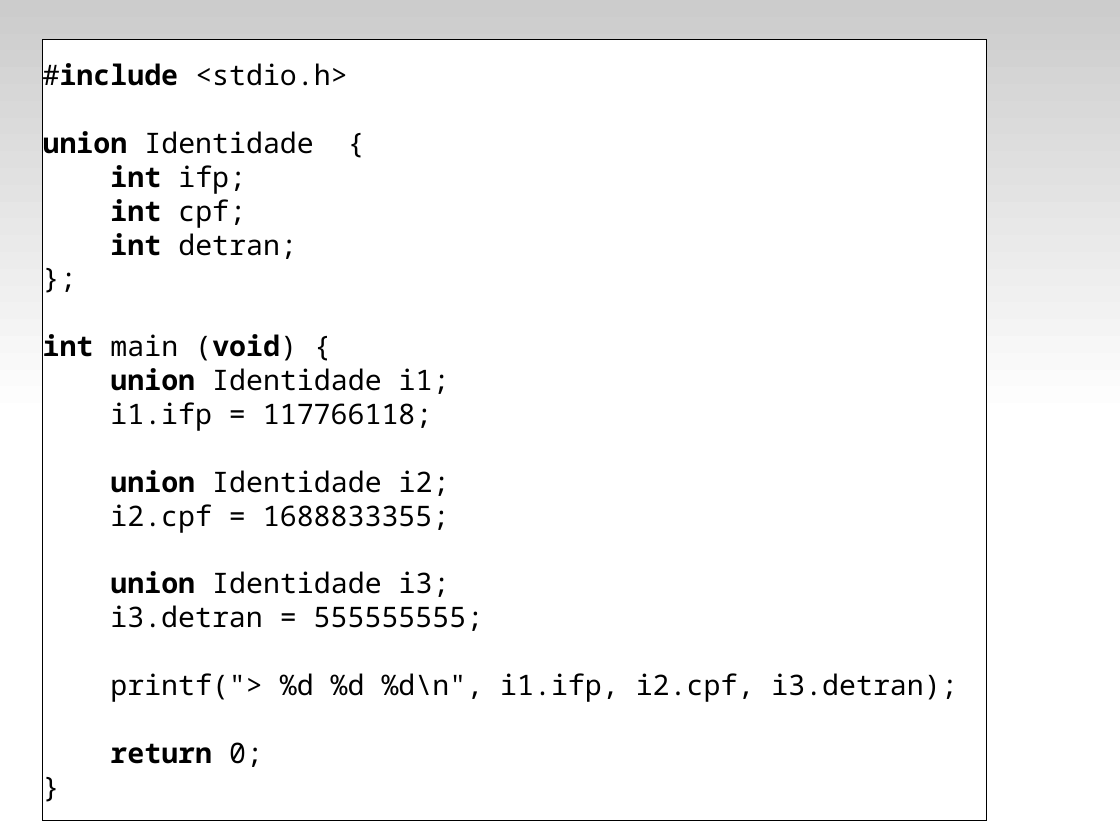
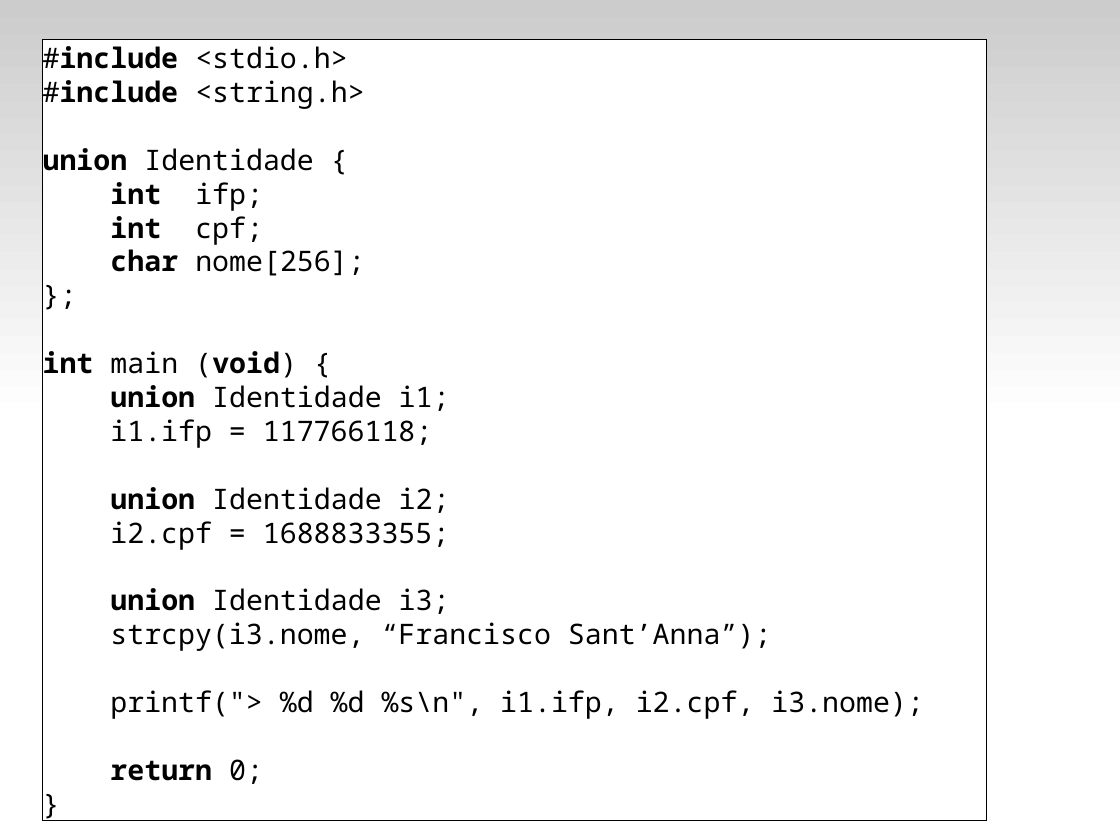
Before and after one commit to fsantanna-uerj/LP1, a slide deck: slide 17 of Slides/lp1-07-compostos.odp. Drawn at 1120x840 pixels with LibreOffice and Linux fonts; fonts in the diff are those of the drawing. Boxes give left, top, right and bottom in pixels: in the first picture for what was removed or moved away, otherwise in the second. Text is boxed around its words. In the diff, an @@ line names an element or a change of style, - is before the commit and + after.

```diff
--- a/Slides/lp1-07-compostos.odp
+++ b/Slides/lp1-07-compostos.odp
@@ text in rectangle at box(43, 80, 364, 109): paragraph added @@
+#include <string.h>
@@ text in rectangle at box(110, 249, 364, 276): text changed @@
-int detran;
+char nome[256];
@@ text in rectangle at box(110, 622, 924, 719): text changed @@
-i3.detran = 555555555;
-printf("> %d %d %d\n", i1.ifp, i2.cpf, i3.detran);
+strcpy(i3.nome, “Francisco Sant’Anna”);
+printf("> %d %d %s\n", i1.ifp, i2.cpf, i3.nome);
```
Also in this commit, not shown: 1 other slide changed, 5 slides added, 2 other files.
